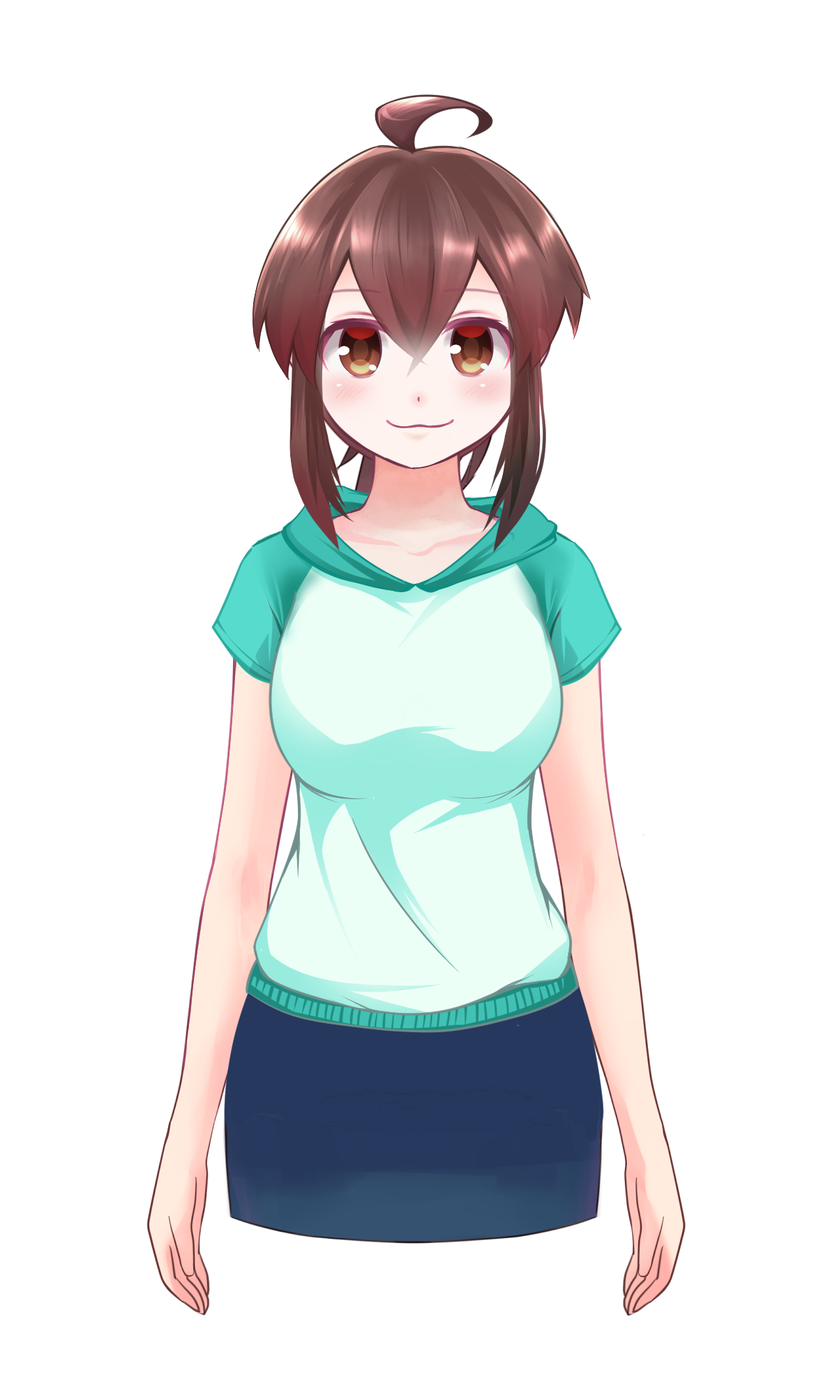
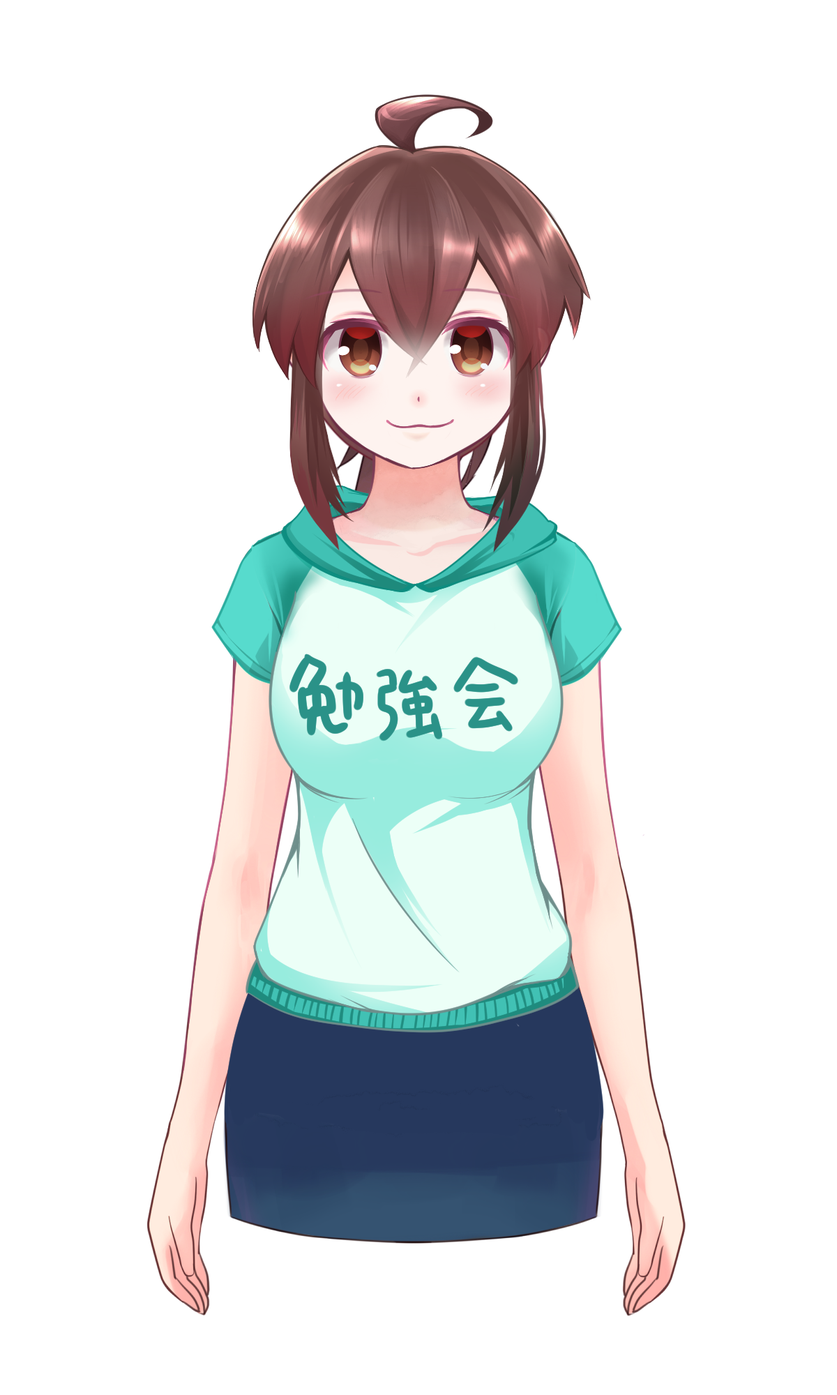
Layers edited between the first and the second 837 x 1395 image:
painted on "デコルテ" over bbox(289, 654, 645, 837)
painted on "体" over bbox(289, 653, 519, 742)
